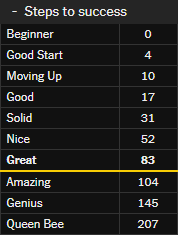
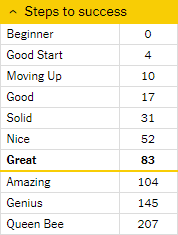
Comparing the layer stacks of the two 178x235 images. Changes:
hid "Layer 2", painted on it over [0, 0, 178, 235]
painted on "Layer 3" over [9, 9, 17, 14]
